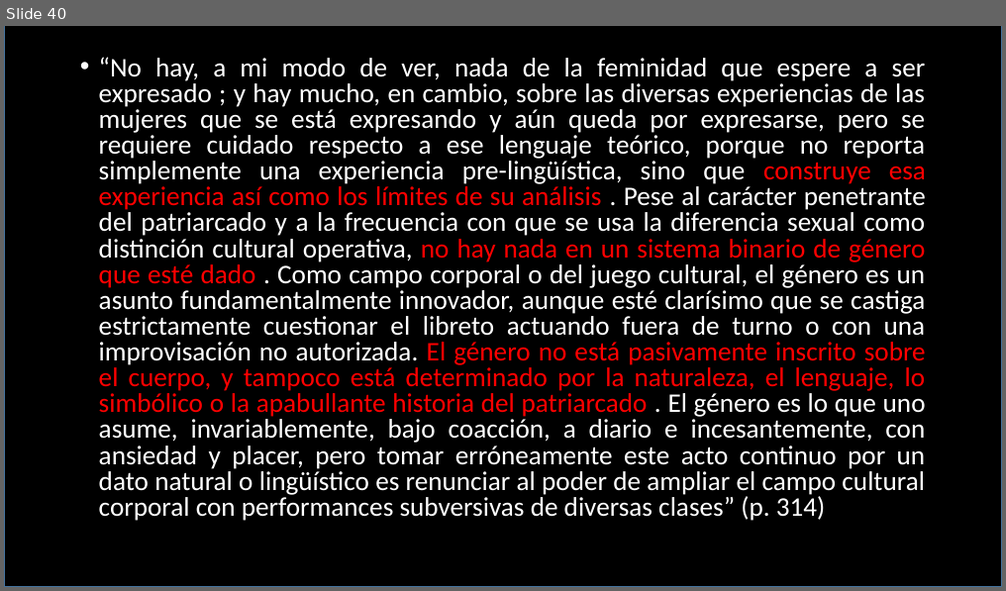
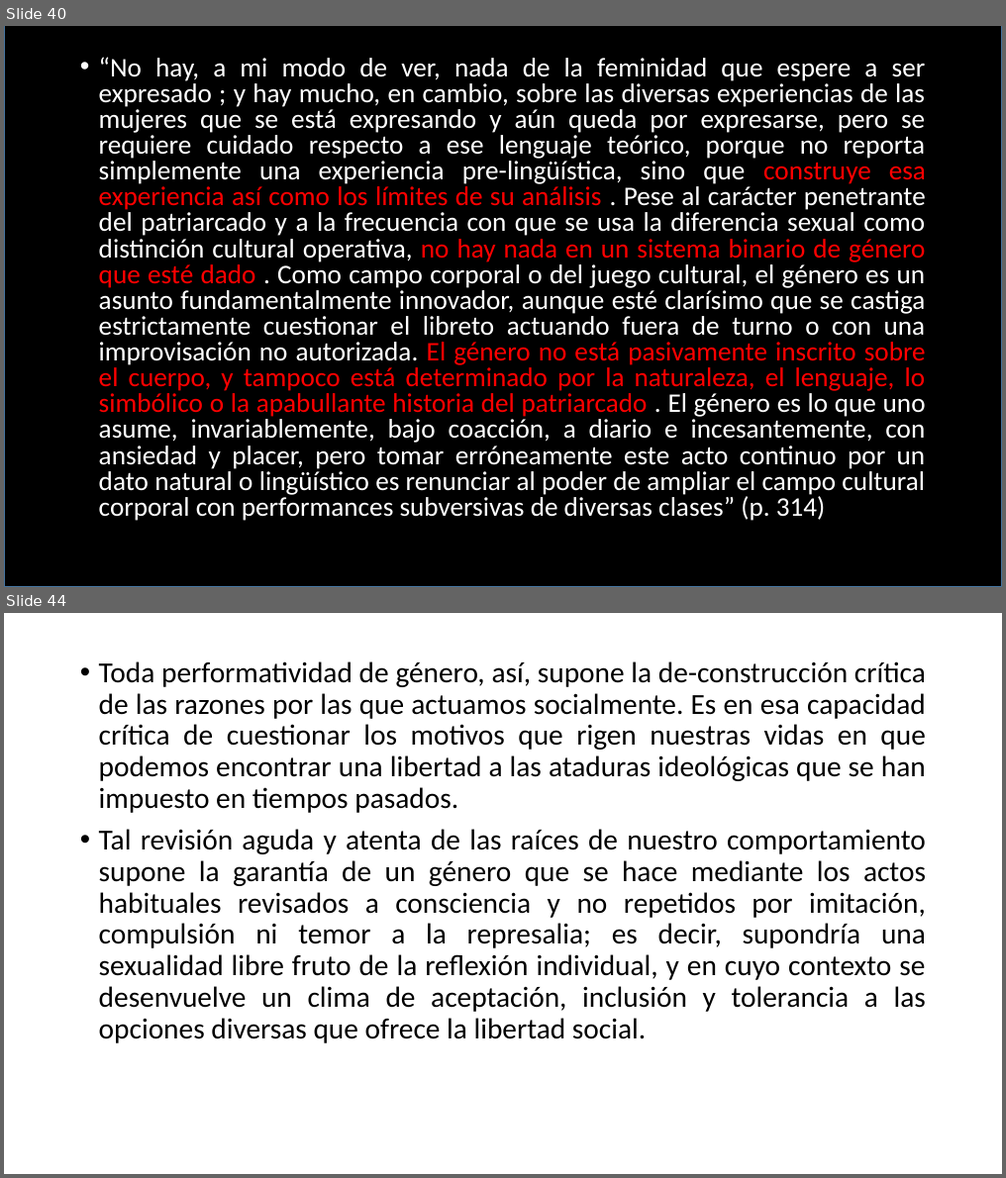
Before and after one commit to zaboltar/zaboltar.github.io, a slide deck: assets uarm/2019 sol-penscri-justfilpol/Judith Butler.pptx. Shown one above the other, each under a label of ours: slide 40 before the commit, slides 40 and 44 after it; the slides between them are not shown. The pictures are 1006x591 and 1006x1178 pixels, drawn with LibreOffice and Linux fonts; fonts in the diff are those of the drawing. Boxes give left, top, right and bottom in pixels: in the first picture for what was removed or moved away, otherwise in the second. Text is boxed around its words. In the diff, an @@ line names an element or a change of style, - is before the commit and + after.

```diff
--- a/assets uarm/2019 sol-penscri-justfilpol/Judith Butler.pptx
+++ b/assets uarm/2019 sol-penscri-justfilpol/Judith Butler.pptx
@@ slide 44 added at [4, 613, 1002, 1174], background #FFFFFF @@
@@ text added at [99, 662, 926, 1044], 28 pt, text #000000 @@
+• Toda performatividad de género, así, supone la de-construcción crítica de las razones por las que actuamos socialmente. Es en esa capacidad crítica de cuestionar los motivos que rigen nuestras vidas en que podemos encontrar una libertad a las ataduras ideológicas que se han impuesto en tiempos pasados.
+• Tal revisión aguda y atenta de las raíces de nuestro comportamiento supone la garantía de un género que se hace mediante los actos habituales revisados a consciencia y no repetidos por imitación, compulsión ni temor a la represalia; es decir, supondría una sexualidad libre fruto de la reflexión individual, y en cuyo contexto se desenvuelve un clima de aceptación, inclusión y tolerancia a las opciones diversas que ofrece la libertad social.
```
Also in this commit, not shown: 3 other slides added, 6 other files.
